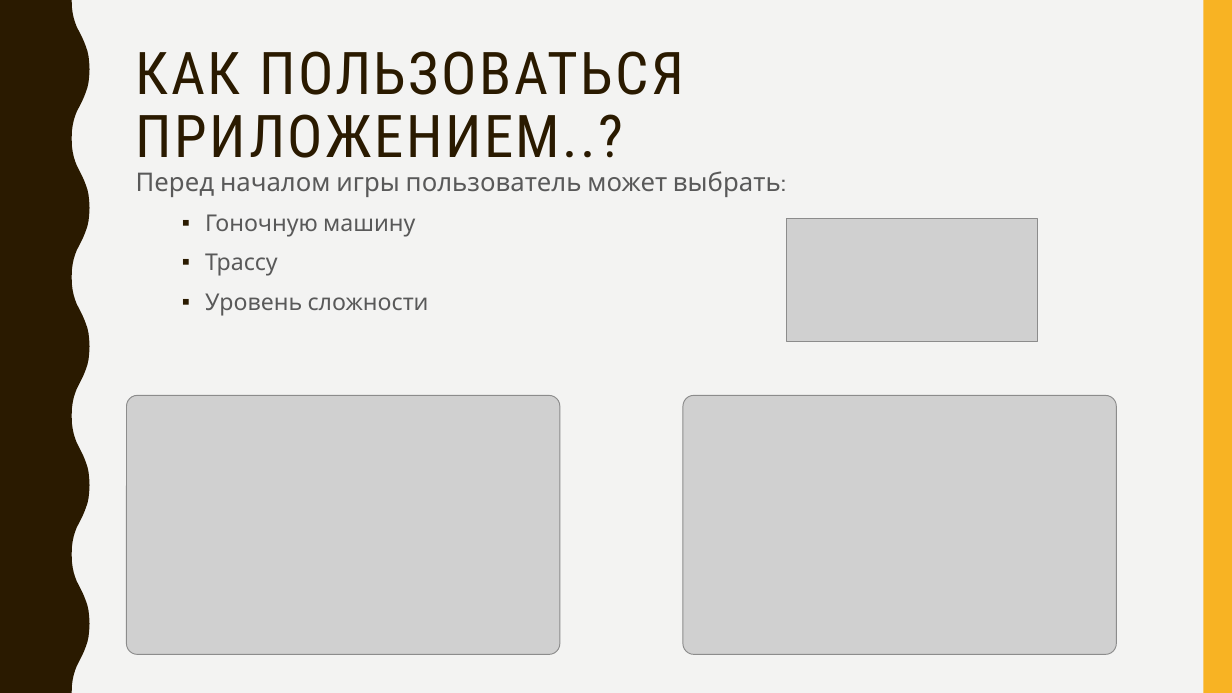
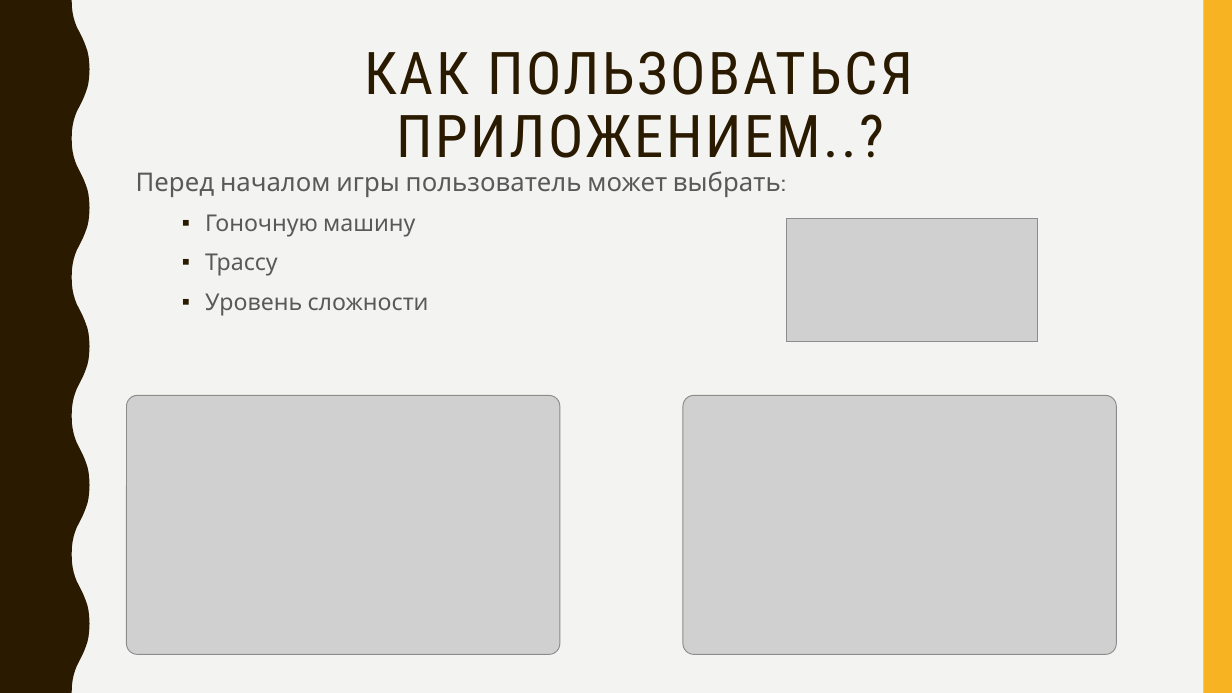
Before and after one commit to germanivanov0719/Racing, a slide deck: slide 3 of Docs/Racing.pptx. Drawn at 1232x693 pixels with LibreOffice and Linux fonts; fonts in the diff are those of the drawing; grey boxes stand for pictures. Boxes give left, top, right and bottom in pixels: in the first picture for what was removed or moved away, otherwise in the second. Text is boxed around its words. In the diff, an @@ line names an element or a change of style, - is before the commit and + after.

```diff
--- a/Docs/Racing.pptx
+++ b/Docs/Racing.pptx
@@ title "КАК ПОЛЬЗОВАТЬСЯ ПРИЛОЖЕНИЕМ..?" at [365, 51, 914, 172]: alignment left to centre @@
```
Also in this commit, not shown: 1 other slide changed.
